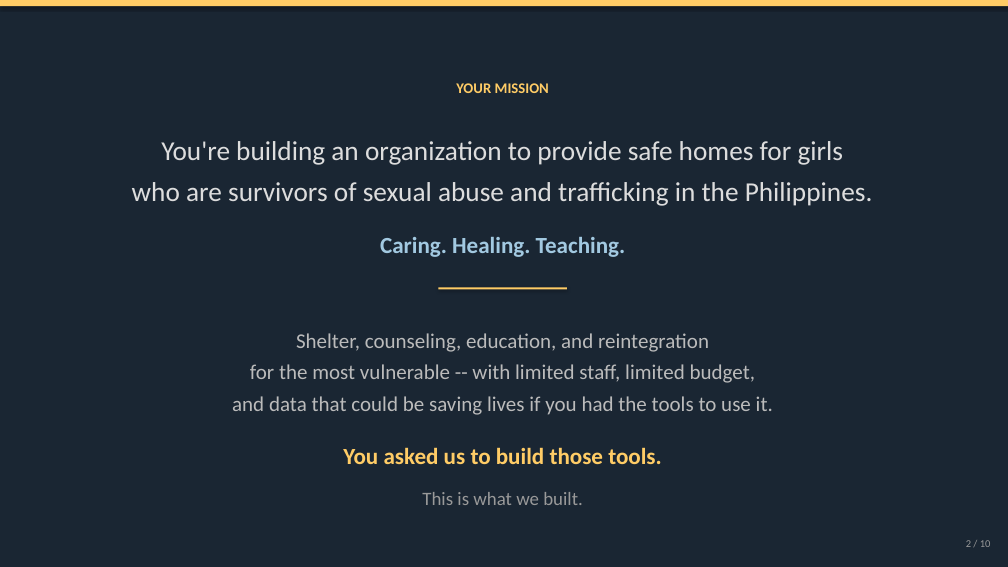
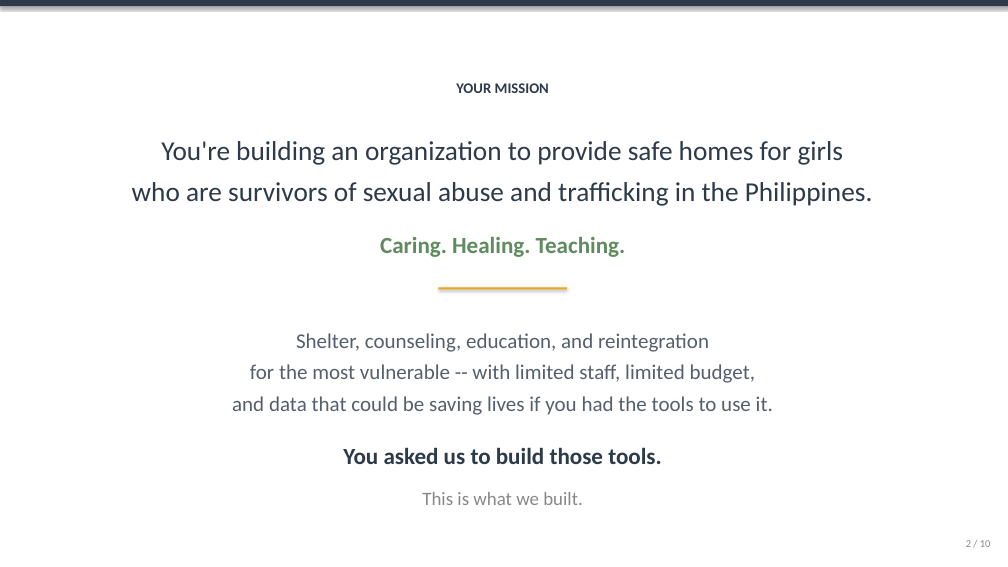
Before and after one commit to linklyns/New-Dawn, a slide deck: slide 2 of presentation/New_Dawn_Presentation.pptx. Drawn at 1008x567 pixels with LibreOffice and Linux fonts; fonts in the diff are those of the drawing. Boxes give left, top, right and bottom in pixels: in the first picture for what was removed or moved away, otherwise in the second. Text is boxed around its words. In the diff, an @@ line names an element or a change of style, - is before the commit and + after.

```diff
--- a/presentation/New_Dawn_Presentation.pptx
+++ b/presentation/New_Dawn_Presentation.pptx
@@ background #1A2633 to #FFFFFF @@
@@ rectangle at (0, 0, 1008, 6): fill #FFCC66 to #2D3A4A @@
@@ text "YOUR MISSION" at (456, 83, 549, 93): text colour #FFCC66 to #2D3A4A @@
@@ text "You're building an organization to ..." at (132, 141, 873, 206): text colour #DDDDDD to #2D3A4A @@
@@ text "Caring. Healing. Teaching." at (380, 237, 626, 257): text colour #A2C9E1 to #5E8C5E @@
@@ rectangle at (439, 287, 567, 290): fill #FFCC66 to #E6A817 @@
@@ text "Shelter, counseling, education, and reintegration ..." at (232, 333, 773, 415): text colour #BBBBBB to #555F6D @@
@@ text "You asked us to build ..." at (343, 447, 662, 464): text colour #FFCC66 to #2D3A4A @@
@@ text "This is what we built." at (422, 492, 583, 505): text colour #999999 to #888888 @@
@@ text "2 / 10" at (966, 540, 991, 547): text colour #999999 to #888888 @@
```
Also in this commit, not shown: 8 other slides changed, 1 slide added, 1 slide removed, 1 other file.
